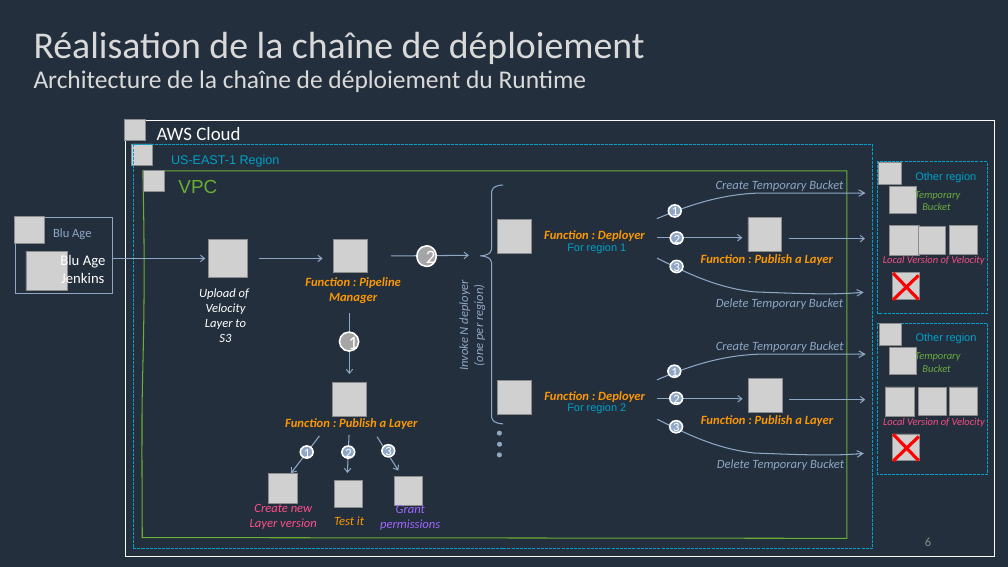
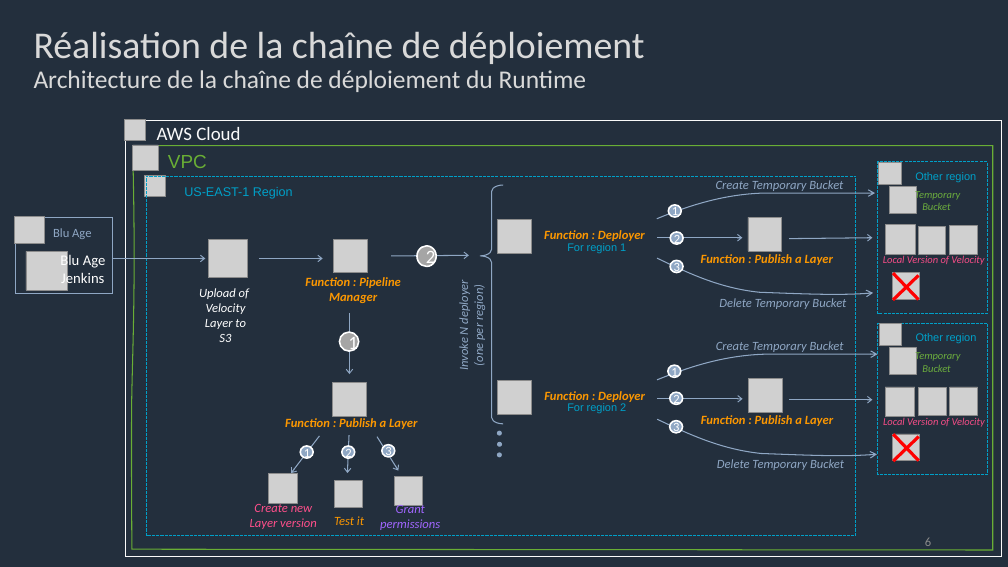
Before and after one commit to Sand-jrd/HelloPipepline, a slide deck: slide 6 of DiapoPourSoutenance.pptx. Drawn at 1008x567 pixels with LibreOffice and Linux fonts; fonts in the diff are those of the drawing; grey boxes stand for pictures. Boxes give left, top, right and bottom in pixels: in the first picture for what was removed or moved away, otherwise in the second. Text is boxed around its words. In the diff, an @@ line names an element or a change of style, - is before the commit and + after.

```diff
--- a/DiapoPourSoutenance.pptx
+++ b/DiapoPourSoutenance.pptx
@@ rectangle: place and size @@
-rectangle at (126,121,995,557)
+rectangle at (126,121,1002,557)
@@ freeform shape: place and size @@
-freeform shape at (142,171,847,538)
+freeform shape at (132,146,993,551)
@@ picture: place and size @@
-picture at (143,170,164,191)
+picture at (133,145,159,171)
@@ text "VPC": place and size @@
-text "VPC" at (178,180,217,193)
+text "VPC" at (168,155,207,168)
@@ picture: place and size @@
-picture at (132,144,153,165)
+picture at (144,175,166,197)
@@ rectangle "US-EAST-1 Region": place and size @@
-rectangle "US-EAST-1 Region" at (133,144,873,549)
+rectangle "US-EAST-1 Region" at (147,176,856,535)
@@ freeform shape: place and size @@
-freeform shape at (657,193,866,219)
+freeform shape at (657,193,876,219)
@@ arrow moved from (789, 239) - (865, 239) to (789, 239) - (873, 237) @@
@@ picture: place and size @@
-picture at (890,226,920,256)
+picture at (885,225,915,254)
@@ freeform shape: place and size @@
-freeform shape at (656,258,866,299)
+freeform shape at (656,258,875,300)
@@ freeform shape: place and size @@
-freeform shape at (657,355,866,380)
+freeform shape at (657,355,878,380)
@@ freeform shape: place and size @@
-freeform shape at (656,419,866,460)
+freeform shape at (656,419,879,461)
@@ arrow moved from (789, 400) - (865, 400) to (789, 400) - (873, 400) @@
```
Also in this commit, not shown: 8 other slides changed, 2 slides added.
